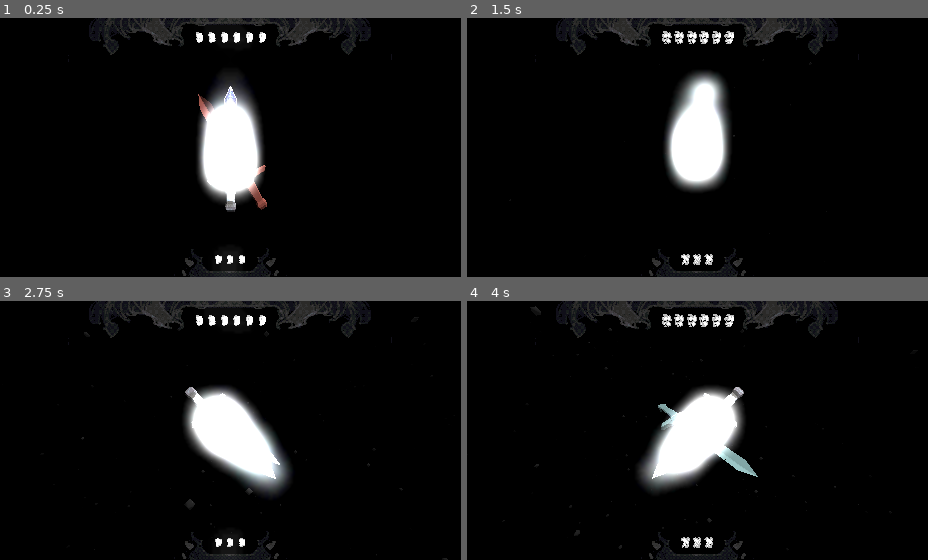
Above: before the commit, frames 1-4 (two rows, left to right).
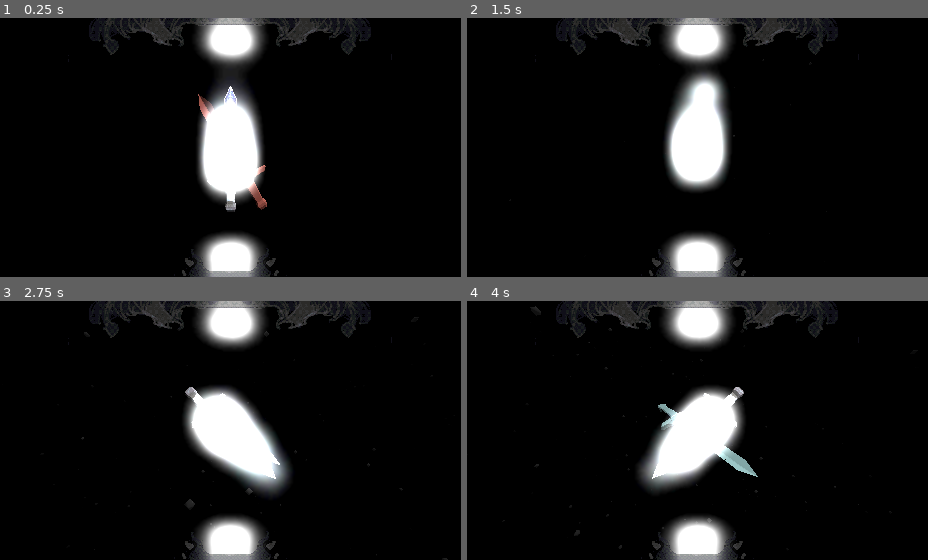
Above: after the commit, the same moments.

Repository: Lukko-Digital/Bladebearer
Game: Godot game, scene res://src/main.tscn
Two runs of this game, one before a commit and one after it. Both use one fixed random seed, a clock stepped at 60 frames per second and the inputs below.
Inputs:
- Up to frame 1 (0.25 s): no input
- Up to frame 2 (1.5 s): hold D (right) 0.53-1.28 s; hold Shift (shift) 0.53-1.28 s; hold S (backward) from 1.28 s (still down); tap Space (space) at 1.35 s
- Up to frame 3 (2.75 s): release S (backward) at 2.03 s; hold D (right) from 2.03 s (still down); hold Shift (shift) from 2.03 s (still down)
- Up to frame 4 (4 s): release D (right) at 2.78 s; release Shift (shift) at 2.78 s; hold W (forward) 2.78-3.53 s; tap Space (space) at 2.85 s; hold A (left) from 3.53 s (still down); hold Shift (shift) from 3.53 s (still down)

The runs differ from the first frame. In frame 1, 4.5% of the frame differs, in the area x 42-58%, y 0-100%; in frame 2, 4.5%; in frame 3, 4.4%; in frame 4, 4.5%.

Commit message:
update main with new heart scenes

Diff:
--- a/src/main.tscn
+++ b/src/main.tscn
@@ -7,9 +7,8 @@
 [ext_resource type="PackedScene" uid="uid://xcrmvdctjdpk" path="res://src/swing_arm.tscn" id="5_0705i"]
 [ext_resource type="Material" uid="uid://c0gn2yap5lfrv" path="res://assets/shaders/snow.tres" id="5_tv00s"]
 [ext_resource type="FontFile" uid="uid://jlvsk3howg0g" path="res://assets/fonts/RINGM___.TTF" id="7_d73xt"]
-[ext_resource type="PackedScene" uid="uid://cf3rsn4b4p51p" path="res://assets/models/Health.glb" id="8_80j21"]
+[ext_resource type="PackedScene" uid="uid://cl6edab4xqatr" path="res://src/ui/both_heart_holders.tscn" id="8_c1nmu"]
 [ext_resource type="Texture2D" uid="uid://dpsevlwm67lxa" path="res://assets/ui/testwide.png" id="9_53wid"]
-[ext_resource type="Material" uid="uid://b41aj2lbe8gx3" path="res://assets/materials/health.tres" id="9_66pdg"]
 [ext_resource type="Texture2D" uid="uid://d4d2146d1g2lj" path="res://assets/ui/knight_healthbar.png" id="11_o5jo7"]
 [ext_resource type="Texture2D" uid="uid://bj0p1725ho312" path="res://assets/ui/peasant_healthbar.png" id="12_v8oh0"]
 
@@ -51,42 +50,6 @@
 
 [sub_resource type="CameraAttributesPractical" id="CameraAttributesPractical_y77hc"]
 dof_blur_far_distance = 4.23
-
-[sub_resource type="Animation" id="Animation_okqp0"]
-resource_name = "Break"
-tracks/0/type = "value"
-tracks/0/imported = false
-tracks/0/enabled = true
-tracks/0/path = NodePath("Cube_cell_015:transparency")
-tracks/0/interp = 1
-tracks/0/loop_wrap = true
-tracks/0/keys = {
-"times": PackedFloat32Array(0, 1),
-"transitions": PackedFloat32Array(0.0358968, 4.59479),
-"update": 0,
-"values": [0.0, 0.99]
-}
-
-[sub_resource type="Animation" id="Animation_l8v15"]
-length = 0.001
-tracks/0/type = "value"
-tracks/0/imported = false
-tracks/0/enabled = true
-tracks/0/path = NodePath("Cube_cell_015:transparency")
-tracks/0/interp = 1
-tracks/0/loop_wrap = true
-tracks/0/keys = {
-"times": PackedFloat32Array(0),
-"transitions": PackedFloat32Array(1),
-"update": 0,
-"values": [0.0]
-}
-
-[sub_resource type="AnimationLibrary" id="AnimationLibrary_pindp"]
-_data = {
-"Break": SubResource("Animation_okqp0"),
-"RESET": SubResource("Animation_l8v15")
-}
 
 [node name="Main" type="Node3D"]
 
@@ -146,136 +109,7 @@
 font = ExtResource("7_d73xt")
 outline_size = 0
 
-[node name="Player" type="Node3D" parent="GameSequenceHandler"]
-transform = Transform3D(0.0669312, 0, 0, 0, 0.0669312, 0, 0, 0, 0.0669312, -0.00330901, -0.910407, -0.0706007)
-
-[node name="Health" parent="GameSequenceHandler/Player" instance=ExtResource("8_80j21")]
-
-[node name="Cube_cell_015" parent="GameSequenceHandler/Player/Health" index="0"]
-material_override = ExtResource("9_66pdg")
-
-[node name="AnimationPlayer" parent="GameSequenceHandler/Player/Health" index="1"]
-autoplay = "Oscillate"
-
-[node name="HealthEmissionAnimator" type="AnimationPlayer" parent="GameSequenceHandler/Player/Health"]
-libraries = {
-"": SubResource("AnimationLibrary_pindp")
-}
-
-[node name="Health2" parent="GameSequenceHandler/Player" instance=ExtResource("8_80j21")]
-transform = Transform3D(1, 0, 0, 0, 1, 0, 0, 0, 1, -1.41993, 0, 0)
-
-[node name="Cube_cell_015" parent="GameSequenceHandler/Player/Health2" index="0"]
-material_override = ExtResource("9_66pdg")
-
-[node name="AnimationPlayer" parent="GameSequenceHandler/Player/Health2" index="1"]
-autoplay = "Oscillate"
-
-[node name="HealthEmissionAnimator" type="AnimationPlayer" parent="GameSequenceHandler/Player/Health2"]
-libraries = {
-"": SubResource("AnimationLibrary_pindp")
-}
-
-[node name="Health3" parent="GameSequenceHandler/Player" instance=ExtResource("8_80j21")]
-transform = Transform3D(1, 0, 0, 0, 1, 0, 0, 0, 1, 1.47672, 0, 0)
-
-[node name="Cube_cell_015" parent="GameSequenceHandler/Player/Health3" index="0"]
-material_override = ExtResource("9_66pdg")
-
-[node name="AnimationPlayer" parent="GameSequenceHandler/Player/Health3" index="1"]
-autoplay = "Oscillate"
-
-[node name="HealthEmissionAnimator" type="AnimationPlayer" parent="GameSequenceHandler/Player/Health3"]
-libraries = {
-"": SubResource("AnimationLibrary_pindp")
-}
-
-[node name="Enemy" type="Node3D" parent="GameSequenceHandler"]
-transform = Transform3D(0.847367, 0, 0, 0, 0.847367, 0, 0, 0, 0.847367, 0.00992727, 0.290054, -0.0706007)
-
-[node name="Health4" parent="GameSequenceHandler/Enemy" instance=ExtResource("8_80j21")]
-transform = Transform3D(0.0856471, 0, 0, 0, 0.0856471, 0, 0, 0, 0.0856471, 0.174924, 0.754013, 0)
-
-[node name="Cube_cell_015" parent="GameSequenceHandler/Enemy/Health4" index="0"]
-material_override = ExtResource("9_66pdg")
-
-[node name="AnimationPlayer" parent="GameSequenceHandler/Enemy/Health4" index="1"]
-autoplay = "Oscillate"
-
-[node name="HealthEmissionAnimator" type="AnimationPlayer" parent="GameSequenceHandler/Enemy/Health4"]
-libraries = {
-"": SubResource("AnimationLibrary_pindp")
-}
-
-[node name="Health5" parent="GameSequenceHandler/Enemy" instance=ExtResource("8_80j21")]
-transform = Transform3D(0.0856471, 0, 0, 0, 0.0856471, 0, 0, 0, 0.0856471, 0.0533112, 0.754013, 0)
-
-[node name="Cube_cell_015" parent="GameSequenceHandler/Enemy/Health5" index="0"]
-material_override = ExtResource("9_66pdg")
-
-[node name="AnimationPlayer" parent="GameSequenceHandler/Enemy/Health5" index="1"]
-autoplay = "Oscillate"
-
-[node name="HealthEmissionAnimator" type="AnimationPlayer" parent="GameSequenceHandler/Enemy/Health5"]
-libraries = {
-"": SubResource("AnimationLibrary_pindp")
-}
-
-[node name="Health6" parent="GameSequenceHandler/Enemy" instance=ExtResource("8_80j21")]
-transform = Transform3D(0.0856471, 0, 0, 0, 0.0856471, 0, 0, 0, 0.0856471, 0.301401, 0.754013, 0)
-
-[node name="Cube_cell_015" parent="GameSequenceHandler/Enemy/Health6" index="0"]
-material_override = ExtResource("9_66pdg")
-
-[node name="AnimationPlayer" parent="GameSequenceHandler/Enemy/Health6" index="1"]
-autoplay = "Oscillate"
-
-[node name="HealthEmissionAnimator" type="AnimationPlayer" parent="GameSequenceHandler/Enemy/Health6"]
-libraries = {
-"": SubResource("AnimationLibrary_pindp")
-}
-
-[node name="Health7" parent="GameSequenceHandler/Enemy" instance=ExtResource("8_80j21")]
-transform = Transform3D(0.0856471, 0, 0, 0, 0.0856471, 0, 0, 0, 0.0856471, -0.192148, 0.754013, 0)
-
-[node name="Cube_cell_015" parent="GameSequenceHandler/Enemy/Health7" index="0"]
-material_override = ExtResource("9_66pdg")
-
-[node name="AnimationPlayer" parent="GameSequenceHandler/Enemy/Health7" index="1"]
-autoplay = "Oscillate"
-
-[node name="HealthEmissionAnimator" type="AnimationPlayer" parent="GameSequenceHandler/Enemy/Health7"]
-libraries = {
-"": SubResource("AnimationLibrary_pindp")
-}
-
-[node name="Health8" parent="GameSequenceHandler/Enemy" instance=ExtResource("8_80j21")]
-transform = Transform3D(0.0856471, 0, 0, 0, 0.0856471, 0, 0, 0, 0.0856471, -0.313761, 0.754013, 0)
-
-[node name="Cube_cell_015" parent="GameSequenceHandler/Enemy/Health8" index="0"]
-material_override = ExtResource("9_66pdg")
-
-[node name="AnimationPlayer" parent="GameSequenceHandler/Enemy/Health8" index="1"]
-autoplay = "Oscillate"
-
-[node name="HealthEmissionAnimator" type="AnimationPlayer" parent="GameSequenceHandler/Enemy/Health8"]
-libraries = {
-"": SubResource("AnimationLibrary_pindp")
-}
-
-[node name="Health9" parent="GameSequenceHandler/Enemy" instance=ExtResource("8_80j21")]
-transform = Transform3D(0.0856471, 0, 0, 0, 0.0856471, 0, 0, 0, 0.0856471, -0.0656712, 0.754013, 0)
-
-[node name="Cube_cell_015" parent="GameSequenceHandler/Enemy/Health9" index="0"]
-material_override = ExtResource("9_66pdg")
-
-[node name="AnimationPlayer" parent="GameSequenceHandler/Enemy/Health9" index="1"]
-autoplay = "Oscillate"
-
-[node name="HealthEmissionAnimator" type="AnimationPlayer" parent="GameSequenceHandler/Enemy/Health9"]
-libraries = {
-"": SubResource("AnimationLibrary_pindp")
-}
+[node name="BothHeartHolders" parent="GameSequenceHandler" instance=ExtResource("8_c1nmu")]
 
 [node name="Control" type="Control" parent="."]
 modulate = Color(1, 1, 1, 0.486275)
@@ -307,6 +141,7 @@
 stretch_mode = 4
 
 [node name="TextureRect3" type="TextureRect" parent="Control"]
+layout_mode = 0
 offset_left = 42.0
 offset_top = 49.0
 offset_right = 418.0
@@ -314,13 +149,3 @@
 texture = ExtResource("12_v8oh0")
 expand_mode = 1
 stretch_mode = 4
-
-[editable path="GameSequenceHandler/Player/Health"]
-[editable path="GameSequenceHandler/Player/Health2"]
-[editable path="GameSequenceHandler/Player/Health3"]
-[editable path="GameSequenceHandler/Enemy/Health4"]
-[editable path="GameSequenceHandler/Enemy/Health5"]
-[editable path="GameSequenceHandler/Enemy/Health6"]
-[editable path="GameSequenceHandler/Enemy/Health7"]
-[editable path="GameSequenceHandler/Enemy/Health8"]
-[editable path="GameSequenceHandler/Enemy/Health9"]
Not shown: 1 places in src/main.tscn that only renumber resources
